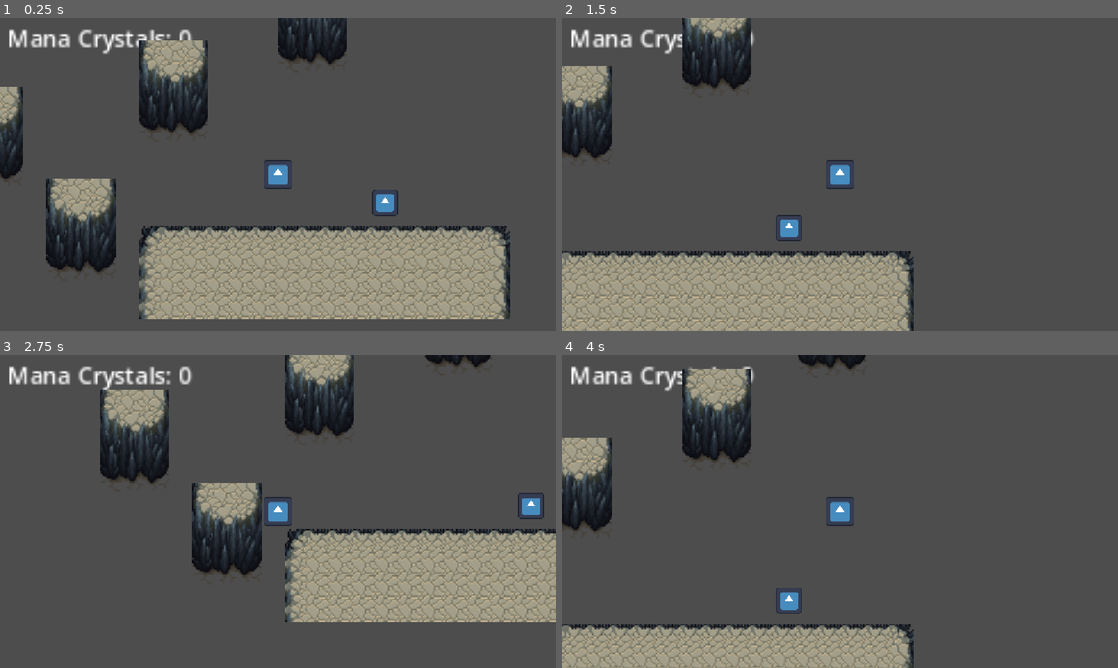
Above: before the commit, frames 1-4 (two rows, left to right).
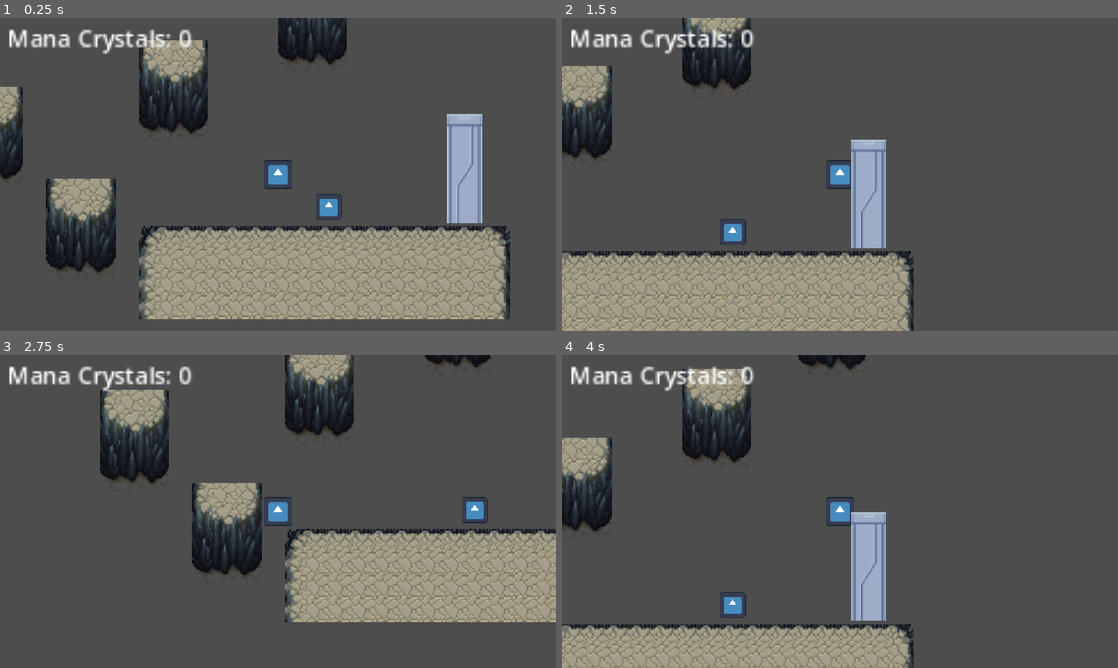
Above: after the commit, the same moments.

Repository: multii-RC/P3_Real_Puzzle
Game: Godot game, scene res://Scenes/world.tscn
Two runs of this game, one before a commit and one after it. Both use one fixed random seed, a clock stepped at 60 frames per second and the inputs below. The engine's default icon, where the game draws it, is replaced by a stand-in: a white triangle on a blue panel in a dark square.
Inputs:
- Up to frame 1 (0.25 s): no input
- Up to frame 2 (1.5 s): hold Right (right) from 0.53 s (still down); tap E (Interact) at 0.6, 1.35 s; tap Up (jump) at 0.77 s
- Up to frame 3 (2.75 s): tap Up (jump) at 1.52 s; tap Enter at 2 s; release Right (right) at 2.03 s; hold Left (left) from 2.03 s (still down); tap E (Interact) at 2.1 s
- Up to frame 4 (4 s): release Left (left) at 2.78 s; hold Right (right) from 2.78 s (still down); tap E (Interact) at 2.85, 3.5, 3.6 s; tap Up (jump) at 3.02, 3.77 s

The runs differ from the first frame. In frame 1, 2.8% of the frame differs, in the area x 25-87%, y 7-66%; in frame 2, 3.0%, in the area x 21-59%, y 3-74%; in frame 3, 0.5%; in frame 4, 3.0%.

Commit message:
Starting to add interactable to get crystals

Diff:
--- /dev/null
+++ b/p-3-real-puzzle/Code/area_2d.gd
@@ -0,0 +1,29 @@
+extends Area2D
+
+var isInteractable = false
+
+# Called when the node enters the scene tree for the first time.
+func _ready() -> void:
+	pass # Replace with function body.
+
+
+# Called every frame. 'delta' is the elapsed time since the previous frame.
+func _process(delta: float) -> void:
+	pass
+
+
+func _on_body_entered(body: Node2D) -> void:
+	isInteractable = true
+
+
+func _input(event: InputEvent) -> void:
+	# Skip if not interactable or not visible
+	if not isInteractable:
+		return
+
+	if Input.is_action_just_pressed("Interact"):
+		GameManager.manaCrystals += 1
+
+
+func _on_body_exited(body: Node2D) -> void:
+	isInteractable = false
--- a/p-3-real-puzzle/Code/key.gd
+++ b/p-3-real-puzzle/Code/key.gd
@@ -17,6 +17,6 @@
 
 	#GameManager.inventory.append(name)
 
-	GameManager.ManaCrystals += 1
+	GameManager.manaCrystals += 1
 
 	queue_free()
--- a/p-3-real-puzzle/Code/trigger_zone.gd
+++ b/p-3-real-puzzle/Code/trigger_zone.gd
@@ -1,9 +1,9 @@
 extends Area2D
 
-
+@onready var doorLabel: Label = $Label
 # Called when the node enters the scene tree for the first time.
 func _ready() -> void:
-	pass # Replace with function body.
+	doorLabel.visible = false
 
 
 # Called every frame. 'delta' is the elapsed time since the previous frame.
@@ -19,6 +19,7 @@
 		$"../Door".queue_free()
 	else:
 		print("Not Enough Mana Crystals")
+		doorLabel.visible = true
 		return
 
 	#for item in ["BlueKey", "RedKey"]:
@@ -28,3 +29,7 @@
 			#return
 		#else:
 			#print(item + "in inventory")
+
+
+func _on_body_exited(body: Node2D) -> void:
+	doorLabel.visible = false
--- /dev/null
+++ b/p-3-real-puzzle/Scenes/CrystalVase.tscn
@@ -0,0 +1,19 @@
+[gd_scene format=3 uid="uid://c6cufy50rpw58"]
+
+[ext_resource type="Script" uid="uid://kkl8fgl2ss08" path="res://Code/area_2d.gd" id="1_sqnkd"]
+
+[sub_resource type="CapsuleShape2D" id="CapsuleShape2D_nmvex"]
+
+[node name="CrystalVase" type="Node2D" unique_id=100340872]
+position = Vector2(1, 0)
+
+[node name="Area2D" type="Area2D" parent="." unique_id=82264156]
+script = ExtResource("1_sqnkd")
+
+[node name="CollisionShape2D" type="CollisionShape2D" parent="Area2D" unique_id=626813775]
+shape = SubResource("CapsuleShape2D_nmvex")
+
+[node name="Sprite2D" type="Sprite2D" parent="Area2D" unique_id=819547502]
+
+[connection signal="body_entered" from="Area2D" to="Area2D" method="_on_body_entered"]
+[connection signal="body_exited" from="Area2D" to="Area2D" method="_on_body_exited"]
--- a/p-3-real-puzzle/Scenes/dialog.tscn
+++ b/p-3-real-puzzle/Scenes/dialog.tscn
@@ -1,6 +1,6 @@
 [gd_scene format=3 uid="uid://cdva7gb5nyn8k"]
 
-[ext_resource type="Script" uid="uid://cbiswn86v0bae" path="res://Scenes/dialog.gd" id="1_edf0l"]
+[ext_resource type="Script" uid="uid://cbiswn86v0bae" path="res://Code/dialog.gd" id="1_edf0l"]
 [ext_resource type="Texture2D" uid="uid://bknslohhg1phg" path="res://icon.svg" id="2_87kay"]
 
 [sub_resource type="RectangleShape2D" id="RectangleShape2D_jawjq"]
@@ -18,10 +18,10 @@
 shape = SubResource("RectangleShape2D_jawjq")
 
 [node name="Label" type="Label" parent="." unique_id=1633464417]
-offset_left = 10.0
-offset_top = -39.0
-offset_right = 109.0
-offset_bottom = -5.0
+offset_left = -97.0
+offset_top = -52.0
+offset_right = 2.0
+offset_bottom = -18.0
 theme_override_font_sizes/font_size = 8
 text = "Press action to continue"
 
--- a/p-3-real-puzzle/Scenes/world.tscn
+++ b/p-3-real-puzzle/Scenes/world.tscn
@@ -6,8 +6,9 @@
 [ext_resource type="Script" uid="uid://bdf73mrht5qgp" path="res://Code/trigger_zone.gd" id="4_k7acu"]
 [ext_resource type="Script" uid="uid://dhjjp5y4dcojl" path="res://Code/key.gd" id="5_5v1tr"]
 [ext_resource type="Script" uid="uid://c5nis6a3xadjw" path="res://Code/mana_crystals.gd" id="6_5ukr8"]
+[ext_resource type="Texture2D" uid="uid://bmj5v28f28oqh" path="res://door.png" id="6_5v1tr"]
 [ext_resource type="PackedScene" uid="uid://cdva7gb5nyn8k" path="res://Scenes/dialog.tscn" id="7_o06y3"]
-[ext_resource type="Script" uid="uid://b017c82frwa41" path="res://Scenes/reset.gd" id="8_k7acu"]
+[ext_resource type="Script" uid="uid://b017c82frwa41" path="res://Code/reset.gd" id="8_k7acu"]
 
 [sub_resource type="RectangleShape2D" id="RectangleShape2D_nmvex"]
 size = Vector2(18, 20)
@@ -1223,6 +1224,7 @@
 zoom = Vector2(3, 3)
 
 [node name="ManaCrystals" type="Label" parent="player/Camera2D" unique_id=298330414]
+z_index = 1
 offset_left = -187.0
 offset_top = -106.0
 offset_right = -73.0
@@ -1251,12 +1253,24 @@
 position = Vector2(104, 46)
 shape = SubResource("RectangleShape2D_8rlfv")
 
+[node name="Label" type="Label" parent="TriggerZone" unique_id=218269740]
+offset_left = 73.0
+offset_top = 73.0
+offset_right = 117.0
+offset_bottom = 96.0
+text = "Not Enough Crystals!"
+
 [node name="Door" type="StaticBody2D" parent="." unique_id=621194733]
 collision_mask = 2
 
 [node name="CollisionShape2D" type="CollisionShape2D" parent="Door" unique_id=1849838436]
 position = Vector2(123.625, 5)
 shape = SubResource("RectangleShape2D_aqk2v")
+
+[node name="Sprite2D" type="Sprite2D" parent="Door/CollisionShape2D" unique_id=1422988123]
+position = Vector2(5.375, 19.5)
+scale = Vector2(0.75, 1.171875)
+texture = ExtResource("6_5v1tr")
 
 [node name="BlueKey" type="Area2D" parent="." unique_id=651898090]
 collision_layer = 8
@@ -1278,8 +1292,8 @@
 shape = SubResource("CircleShape2D_nmvex")
 
 [node name="Dialog" parent="." unique_id=389799286 instance=ExtResource("7_o06y3")]
-position = Vector2(74, 48)
-dialog = Array[String](["Welcome to the world of death and d …(106 unchanged characters)… l be opening this door here.", "Go find tw Mana Crystals and come back here to move on."])
+position = Vector2(35, 51)
+dialog = Array[String](["Welcome to the world of death and d …(106 unchanged characters)… l be opening this door here.", "Go find TWO Mana Crystals and come back here to move on.", "I've heard that they can be found in high places in this area.", "Or stuck to the bottom of platforms."])
 
 [node name="Reset" type="Area2D" parent="." unique_id=1830567698]
 collision_mask = 2
@@ -1298,6 +1312,7 @@
 offset_bottom = 40.00003
 
 [connection signal="body_entered" from="TriggerZone" to="TriggerZone" method="_on_body_entered"]
+[connection signal="body_exited" from="TriggerZone" to="TriggerZone" method="_on_body_exited"]
 [connection signal="body_entered" from="BlueKey" to="BlueKey" method="_on_body_entered"]
 [connection signal="body_entered" from="RedKey" to="RedKey" method="_on_body_entered"]
 [connection signal="body_entered" from="Reset" to="Reset" method="_on_body_entered"]
Not shown, added: p-3-real-puzzle/Code/area_2d.gd.uid
Renamed: p-3-real-puzzle/Scenes/dialog.gd -> p-3-real-puzzle/Code/dialog.gd
Renamed: p-3-real-puzzle/Scenes/dialog.gd.uid -> p-3-real-puzzle/Code/dialog.gd.uid
Renamed: p-3-real-puzzle/Scenes/reset.gd -> p-3-real-puzzle/Code/reset.gd
Renamed: p-3-real-puzzle/Scenes/reset.gd.uid -> p-3-real-puzzle/Code/reset.gd.uid
Binary file added: p-3-real-puzzle/door.png
Not shown, added: p-3-real-puzzle/door.png.import
